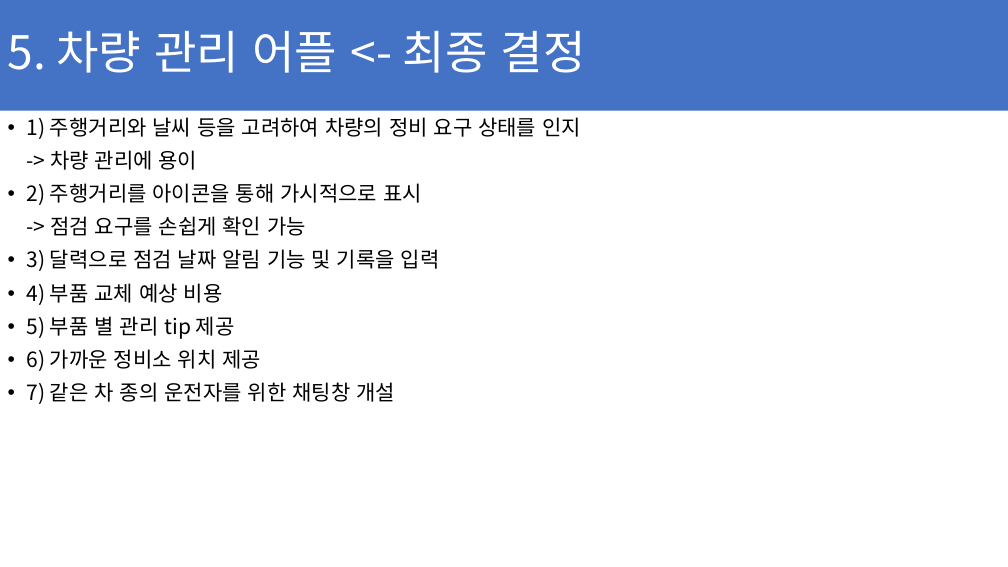
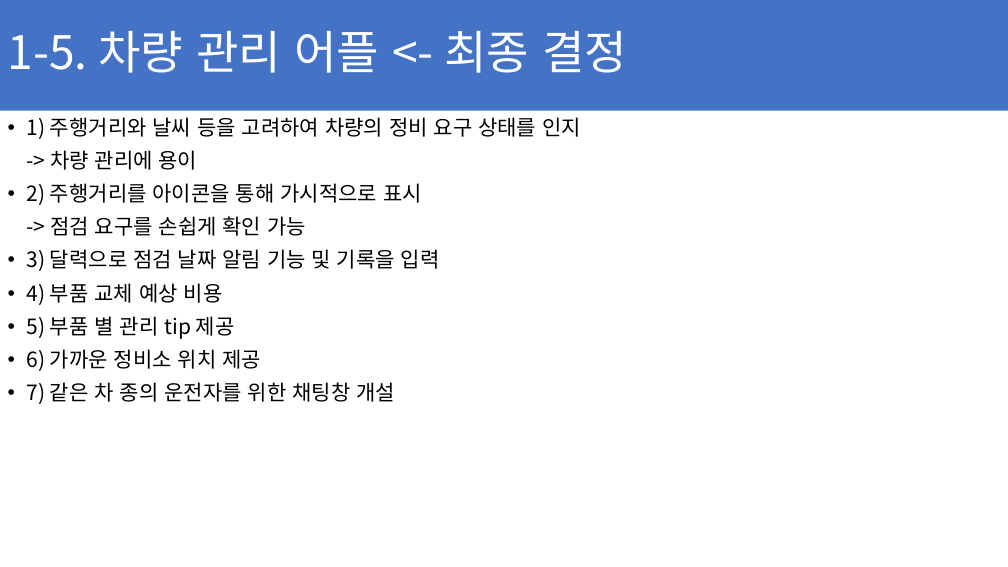
Before and after one commit to ChaeSung-Lee/DJ_InternShip, a slide deck: slide 9 of 2021_Summer/jp.hong/Project_BnC_jph.pptx. Drawn at 1008x567 pixels with LibreOffice and Linux fonts; fonts in the diff are those of the drawing. Boxes give left, top, right and bottom in pixels: in the first picture for what was removed or moved away, otherwise in the second. Text is boxed around its words. In the diff, an @@ line names an element or a change of style, - is before the commit and + after.

```diff
--- a/2021_Summer/jp.hong/Project_BnC_jph.pptx
+++ b/2021_Summer/jp.hong/Project_BnC_jph.pptx
@@ title at (x1=8, y1=31, x2=627, y2=73): text changed @@
-5. 차량 관리 어플 <- 최종 결정
+1-5. 차량 관리 어플 <- 최종 결정
```
Also in this commit, not shown: 11 other slides changed, 3 slides added, 1 slide removed.
